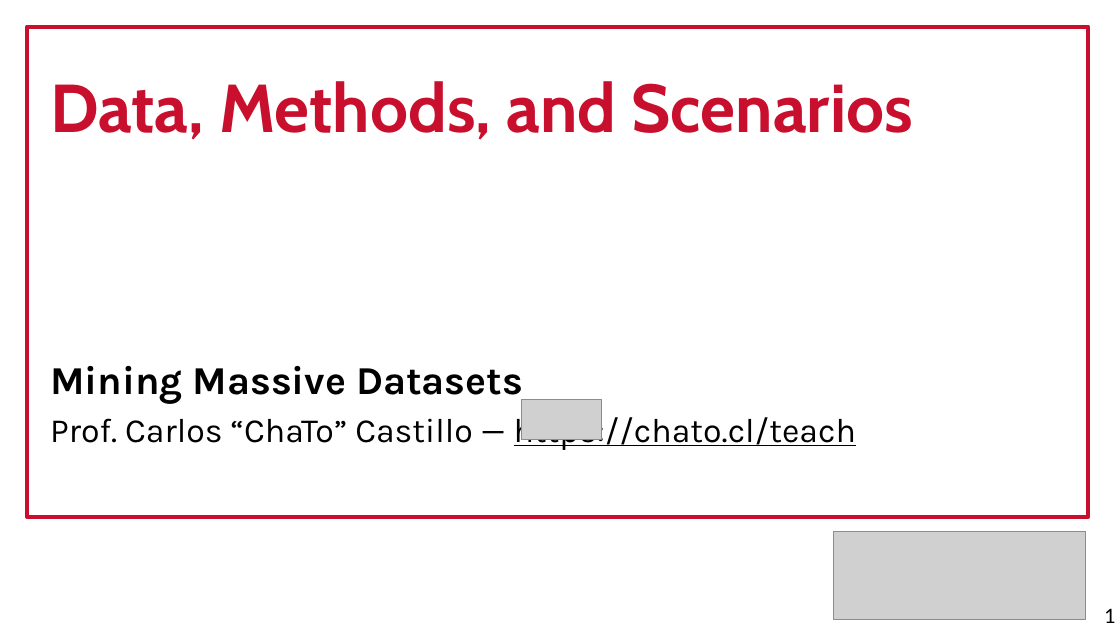
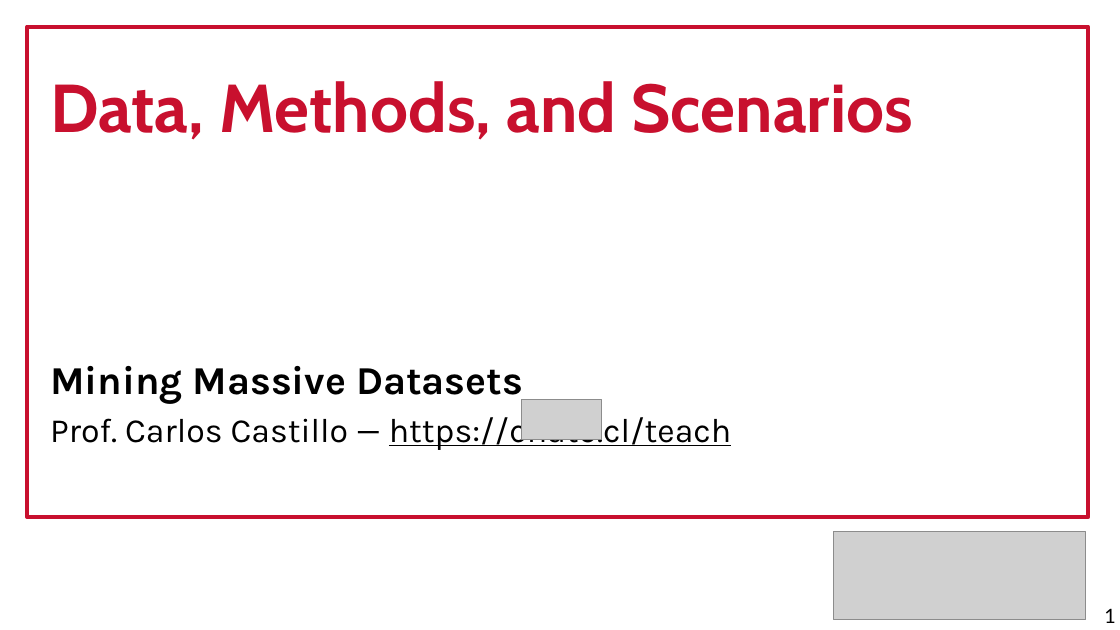
Before and after one commit to chatox/data-mining-course, a slide deck: slide 1 of theory/odp/tt02_data_methods_scenarios.odp. Drawn at 1120x630 pixels with LibreOffice and Linux fonts; fonts in the diff are those of the drawing; grey boxes stand for pictures. Boxes give left, top, right and bottom in pixels: in the first picture for what was removed or moved away, otherwise in the second. Text is boxed around its words. In the diff, an @@ line names an element or a change of style, - is before the commit and + after.

```diff
--- a/theory/odp/tt02_data_methods_scenarios.odp
+++ b/theory/odp/tt02_data_methods_scenarios.odp
@@ text at (50, 412, 731, 450): text changed @@
-Prof. Carlos “ChaTo” Castillo — https://chato.cl/teach
+Prof. Carlos Castillo — https://chato.cl/teach
```
Also in this commit, not shown: 10 other files.
